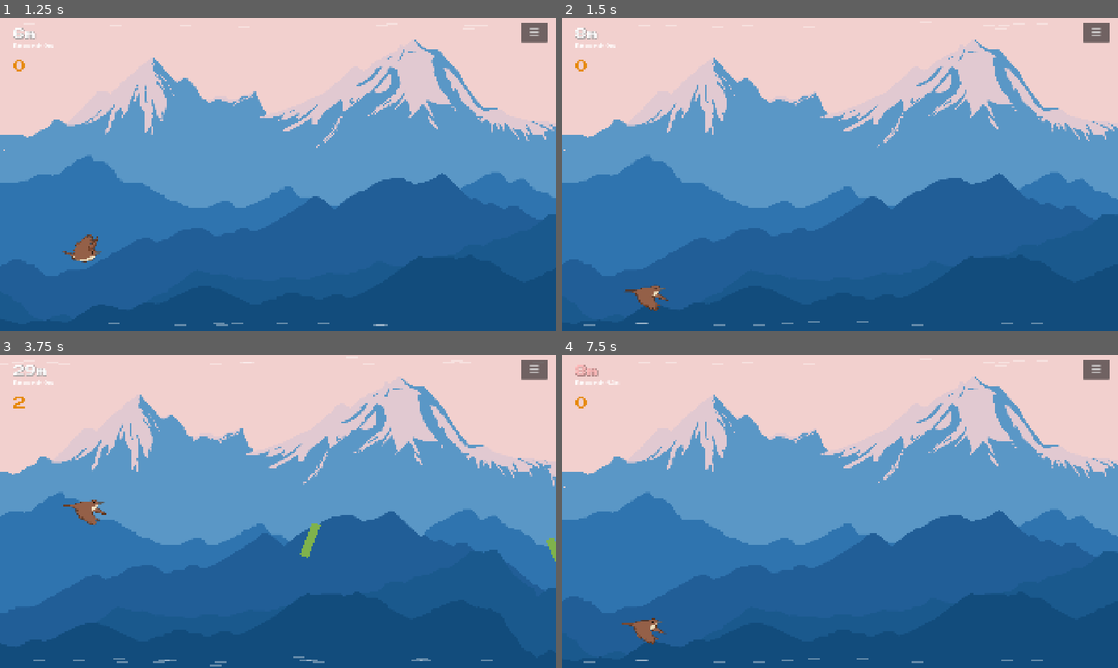
Above: before the commit, frames 1-4 (two rows, left to right).
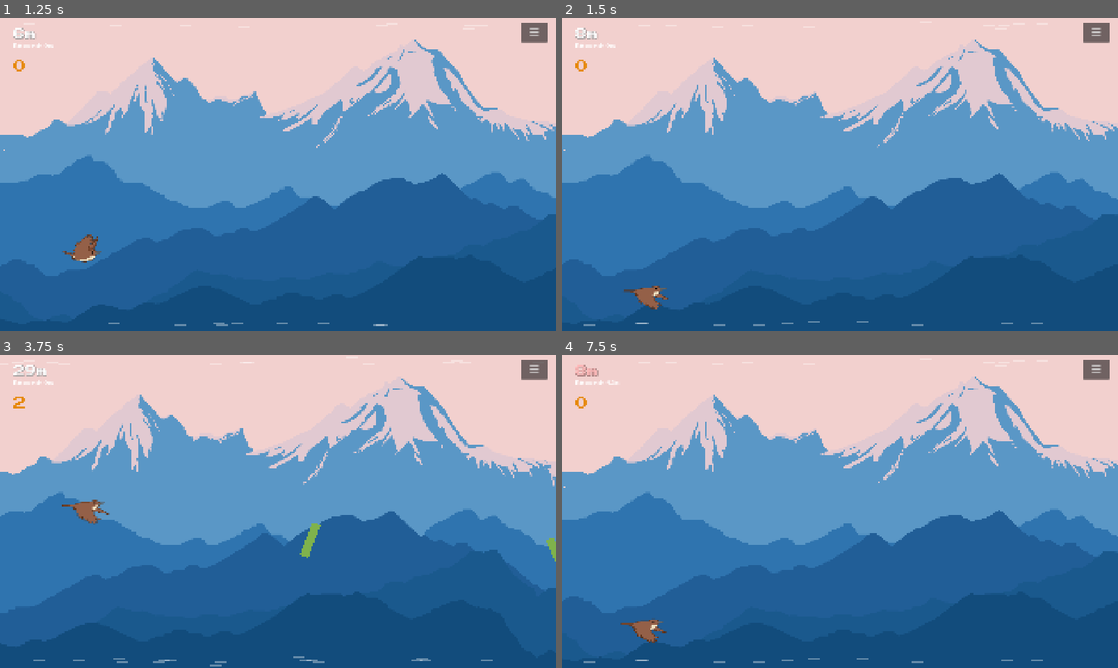
Above: after the commit, the same moments.

Repository: TomasMoreno21/El-Norte
Game: Godot game, scene res://scenes/menu/menu.tscn
Two runs of this game, one before a commit and one after it. Both use one fixed random seed, a clock stepped at 60 frames per second and the inputs below.
Inputs (mouse positions are in pixels of both pictures, inside the frame that each line leads up to):
- Up to frame 1 (1.25 s): click (383, 237) at 0.5 s
- Up to frame 2 (1.5 s): tap Enter at 1.25 s; move the mouse to (962, 158) at 1.27 s; hold D from 1.28 s (still down); tap Tab at 1.35 s; click (962, 158) at 1.42 s
- Up to frame 3 (3.75 s): tap Space at 1.52, 1.82, 2.27, 2.57 s; move the mouse to (166, 527) at 2.02 s; release D at 2.03 s; hold S 2.03-2.78 s; tap Q at 2.1 s; move the mouse to (333, 442) at 2.77 s; hold D 2.78-3.53 s; tap E at 2.85 s; move the mouse to (250, 574) at 3.52 s; hold W from 3.53 s (still down); tap Z at 3.6 s; click (250, 574) at 3.67 s
- Up to frame 4 (7.5 s): tap Space at 3.77, 4.07, 4.52, 4.82, 5.27, 5.57 s; move the mouse to (1006, 558) at 4.27 s; release W at 4.28 s; hold A 4.28-5.75 s; tap X at 4.35 s; move the mouse to (673, 464) at 5.02 s; tap R at 5.1 s; click "☰" at 5.75 s; click "Volver a volar" at 6.5 s; move the mouse to (867, 511) at 7.27 s; hold S from 7.28 s (still down); hold Shift from 7.28 s (still down); click (867, 511) at 7.42 s

Frame 1 is identical in both runs. In frame 2, 0.1% of the frame differs, in the area x 11-20%, y 85-94%; in frame 3, 0.1%, in the area x 11-20%, y 46-55%; in frame 4, 0.1%.

Commit message:
tweak: squash mas fuerte 1.2/0.8

Diff:
--- a/scenes/player/player.gd
+++ b/scenes/player/player.gd
@@ -120,7 +120,7 @@
 				kill_all_tweens()
 				var base := _original_scale * (0.5 if _miniatura_active else 1.0)
 				var sq := create_tween().set_ease(Tween.EASE_OUT)
-				sq.tween_property(s, "scale", base * Vector2(1.12, 0.88), 0.05)
+				sq.tween_property(s, "scale", base * Vector2(1.2, 0.8), 0.05)
 				sq.tween_property(s, "scale", base, 0.1)
 		velocity.y = storm_flap_override if storm_flap_override != 0.0 else FLAP_VELOCITY * flap_mult
 	else:
